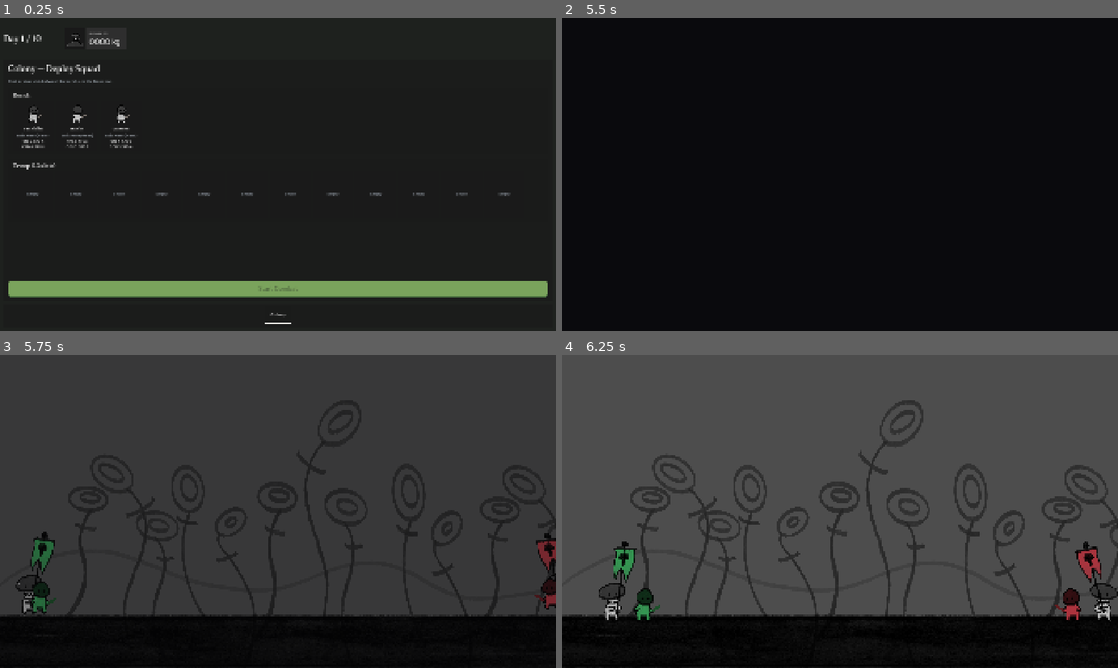
Above: before the commit, frames 1-4 (two rows, left to right).
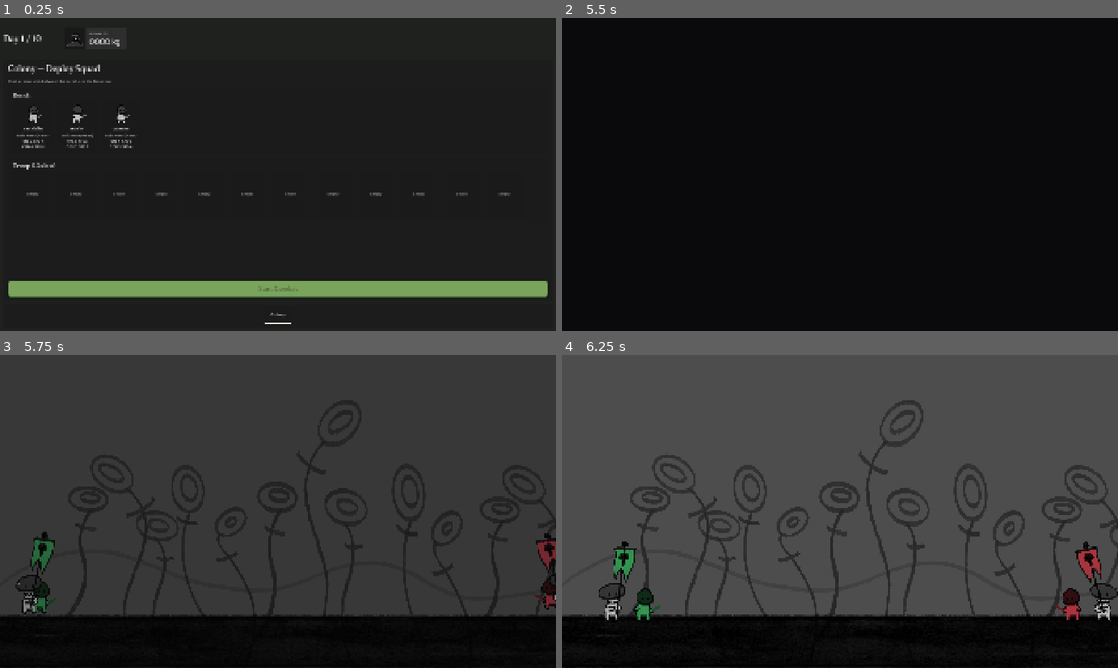
Above: after the commit, the same moments.

Repository: stonecauldron/mycelium-prototype
Game: Godot game, scene res://assets/base/base.tscn
Two runs of this game, one before a commit and one after it. Both use one fixed random seed, a clock stepped at 60 frames per second and the inputs below.
Inputs (mouse positions are in pixels of both pictures, inside the frame that each line leads up to):
- Up to frame 1 (0.25 s): no input
- Up to frame 2 (5.5 s): click "Colony" at 0.5 s; click "Colony" at 1.25 s; click "Colony" at 2 s; drag from (595, 124) to (895, 105) at 2.77 s; drag from (639, 124) to (812, 237) at 3.52 s; move the mouse to (684, 124) at 4.27 s; click (684, 124) at 4.42 s; click "Start Combat" at 5 s
- Up to frame 3 (5.75 s): no input
- Up to frame 4 (6.25 s): drag from (812, 574) to (606, 599) at 5.77 s

Frames 1-2 are identical in both runs. In frame 3, less than 0.1% of the frame differs, in the area x 5-100%, y 71-82%; in frame 4, nothing differs.

Commit message:
Improve combat spacing, spear melee rules, and melee hit priority.
Co-authored-by: Cursor <cursoragent@cursor.com>

Diff:
--- a/assets/combat/combat_stage/combat_stage.gd
+++ b/assets/combat/combat_stage/combat_stage.gd
@@ -35,7 +35,7 @@
 	if BattleLaunch.has_enemy_roster():
 		enemy_roster = BattleLaunch.take_enemy_roster()
 	elif OS.has_feature("editor"):
-		enemy_roster = _make_fallback_roster(2, 1)
+		enemy_roster = _make_fallback_roster(0, 3)
 	else:
 		push_error("CombatStage requires an enemy roster via BattleLaunch.")
 		return
@@ -111,6 +111,7 @@
 		index += 1
 
 	troop.refresh_squad_indices()
+	troop.cache_battle_march_speed()
 
 
 func _clear_units(units_root: Node2D) -> void:
--- a/assets/combat/flag_bearer/flag_bearer.tscn
+++ b/assets/combat/flag_bearer/flag_bearer.tscn
@@ -3,12 +3,6 @@
 [ext_resource type="Script" uid="uid://bfducrkaki6xq" path="res://assets/combat/flag_bearer/flag_bearer.gd" id="1_flag"]
 [ext_resource type="Script" uid="uid://dk024gkwu740b" path="res://assets/components/hurtbox_component.gd" id="2_hurtbox"]
 [ext_resource type="Texture2D" uid="uid://divttx4sownsq" path="res://assets/combat/flag_bearer/flag.png" id="3_68fxw"]
-
-[sub_resource type="RectangleShape2D" id="RectangleShape2D_flag"]
-size = Vector2(89, 127)
-
-[sub_resource type="RectangleShape2D" id="RectangleShape2D_hurtbox"]
-size = Vector2(91, 125)
 
 [sub_resource type="Animation" id="Animation_idle"]
 resource_name = "idle"
@@ -44,7 +38,14 @@
 &"idle": SubResource("Animation_idle")
 }
 
+[sub_resource type="RectangleShape2D" id="RectangleShape2D_flag"]
+size = Vector2(89, 127)
+
+[sub_resource type="RectangleShape2D" id="RectangleShape2D_hurtbox"]
+size = Vector2(91, 125)
+
 [node name="FlagBearer" type="CharacterBody2D" unique_id=190074861]
+z_index = 1
 collision_layer = 2
 script = ExtResource("1_flag")
 
--- a/assets/combat/spear_projectile/spear_projectile.gd
+++ b/assets/combat/spear_projectile/spear_projectile.gd
@@ -80,18 +80,40 @@
 	rotation = _velocity.angle()
 
 
-func _on_area_entered(area: Area2D) -> void:
+func _on_area_entered(_area: Area2D) -> void:
 	if _spent:
 		return
-	var hurtbox := area as HurtboxComponent
-	if hurtbox == null:
+	_resolve_hit()
+
+
+func _resolve_hit() -> void:
+	var chosen: HurtboxComponent = null
+	var chosen_is_flag := true
+	var closest_distance := INF
+
+	for area in get_overlapping_areas():
+		var hurtbox := area as HurtboxComponent
+		if hurtbox == null:
+			continue
+		var target := hurtbox.get_combatant()
+		if not _is_valid_target(target):
+			continue
+		var is_flag := target is FlagBearer
+		# Units outrank the flag bearer even when the flag is closer.
+		if chosen != null and not chosen_is_flag and is_flag:
+			continue
+		var distance := global_position.distance_squared_to((target as Node2D).global_position)
+		if chosen == null or (chosen_is_flag and not is_flag) or distance < closest_distance:
+			chosen = hurtbox
+			chosen_is_flag = is_flag
+			closest_distance = distance
+
+	if chosen == null:
 		return
-	var target := hurtbox.get_combatant()
-	if not _is_valid_target(target):
-		return
+
 	_spent = true
 	var from_pos := owner_unit.global_position if owner_unit != null else global_position
-	hurtbox.receive_hit(damage, from_pos, knockback_force)
+	chosen.receive_hit(damage, from_pos, knockback_force)
 	queue_free()
 
 
--- a/assets/combat/troop/troop.gd
+++ b/assets/combat/troop/troop.gd
@@ -15,6 +15,7 @@
 
 var state: State = State.MARCHING
 var _opponent: Troop
+var _battle_march_speed: float = DEFAULT_MARCH_SPEED
 
 @onready var flag_bearer: FlagBearer = $FlagBearer
 
@@ -102,10 +103,11 @@
 	flag_bearer.reset_combat_state()
 	state = State.MARCHING
 	state_changed.emit(state)
+	_battle_march_speed = march_speed
 	refresh_squad_indices()
 
 
-func get_average_unit_speed() -> float:
+func cache_battle_march_speed() -> void:
 	var total := 0.0
 	var count := 0
 	for unit in get_units():
@@ -114,8 +116,13 @@
 		total += unit.get_move_speed()
 		count += 1
 	if count == 0:
-		return march_speed
-	return total / float(count)
+		_battle_march_speed = march_speed
+	else:
+		_battle_march_speed = total / float(count)
+
+
+func get_average_unit_speed() -> float:
+	return _battle_march_speed
 
 
 func _acquire_opponent() -> void:
--- a/assets/components/hitbox_component.gd
+++ b/assets/components/hitbox_component.gd
@@ -10,7 +10,6 @@
 
 
 func _ready() -> void:
-	area_entered.connect(_on_area_entered)
 	monitoring = false
 
 
@@ -24,18 +23,13 @@
 	_targeting_mode = targeting_mode
 	_hit_combatants.clear()
 	monitoring = true
-	_resolve_hits()
 
 
 func disable() -> void:
+	if monitoring:
+		_resolve_hits()
 	monitoring = false
 	_hit_combatants.clear()
-
-
-func _on_area_entered(_area: Area2D) -> void:
-	if not monitoring:
-		return
-	_resolve_hits()
 
 
 func _resolve_hits() -> void:
@@ -44,36 +38,39 @@
 			_apply_hit_to_area(area)
 		return
 
-	_hit_closest_enemy()
+	_hit_single_target()
 
 
-func _hit_closest_enemy() -> void:
-	if not _hit_combatants.is_empty():
-		return
-
-	var closest_hurtbox: HurtboxComponent = null
-	var closest_distance := INF
+func _hit_single_target() -> void:
+	var closest_unit: HurtboxComponent = null
+	var closest_unit_distance := INF
+	var flag_hurtboxes: Array[HurtboxComponent] = []
 
 	for area in get_overlapping_areas():
-		var hurtbox: HurtboxComponent = area as HurtboxComponent
+		var hurtbox := area as HurtboxComponent
 		var target := _get_valid_target(hurtbox)
 		if target == null:
+			continue
+		if target is FlagBearer:
+			flag_hurtboxes.append(hurtbox)
 			continue
 		var distance := owner_unit.global_position.distance_squared_to(
 			(target as Node2D).global_position
 		)
-		if distance < closest_distance:
-			closest_distance = distance
-			closest_hurtbox = hurtbox
+		if distance < closest_unit_distance:
+			closest_unit_distance = distance
+			closest_unit = hurtbox
 
-	if closest_hurtbox != null:
-		_apply_hit(closest_hurtbox)
+	# Prefer a unit for the single-target slot; flag always gets hit if present.
+	if closest_unit != null:
+		_apply_hit(closest_unit)
+	for hurtbox in flag_hurtboxes:
+		_apply_hit(hurtbox)
 
 
 func _apply_hit_to_area(area: Area2D) -> void:
-	var hurtbox: HurtboxComponent = area as HurtboxComponent
-	var target := _get_valid_target(hurtbox)
-	if target == null:
+	var hurtbox := area as HurtboxComponent
+	if _get_valid_target(hurtbox) == null:
 		return
 	_apply_hit(hurtbox)
 
--- a/assets/units/melee_unit/melee_unit.tscn
+++ b/assets/units/melee_unit/melee_unit.tscn
@@ -6,7 +6,7 @@
 [ext_resource type="PackedScene" uid="uid://dq1q1a7s2xhy3" path="res://assets/units/capling/capling_appearance.tscn" id="5_appear"]
 
 [sub_resource type="RectangleShape2D" id="RectangleShape2D_hitbox"]
-size = Vector2(111, 30)
+size = Vector2(107, 120)
 
 [node name="MeleeUnit" type="CharacterBody2D" unique_id=2102761541]
 collision_layer = 2
@@ -24,5 +24,5 @@
 script = ExtResource("4_hitbox")
 
 [node name="CollisionShape2D" type="CollisionShape2D" parent="Visual/Hitbox" unique_id=736467790]
-position = Vector2(37.5, 2)
+position = Vector2(29.5, -28)
 shape = SubResource("RectangleShape2D_hitbox")
--- a/assets/units/unit.gd
+++ b/assets/units/unit.gd
@@ -20,6 +20,7 @@
 const THROW_AIM_JITTER_X := 40.0
 const THROW_AIM_JITTER_Y := 20.0
 const THROW_ORIGIN_HEIGHT := -48.0
+const MELEE_PROXIMITY := 160.0
 const KNOCKBACK_UP_RATIO := 0.5
 const HURT_FLASH_COLOR := Color(1.0, 0.35, 0.35, 1.0)
 const HURT_FLASH_TIME := 0.12
@@ -217,6 +218,13 @@
 		return
 
 	var distance := global_position.distance_to(_target.global_position)
+	if (
+		weapon.range_class == WeaponData.WeaponRange.MID
+		and distance <= MELEE_PROXIMITY
+	):
+		_return_home()
+		return
+
 	if distance <= weapon.attack_range:
 		velocity.x = 0.0
 		_face_toward(_target.global_position)
